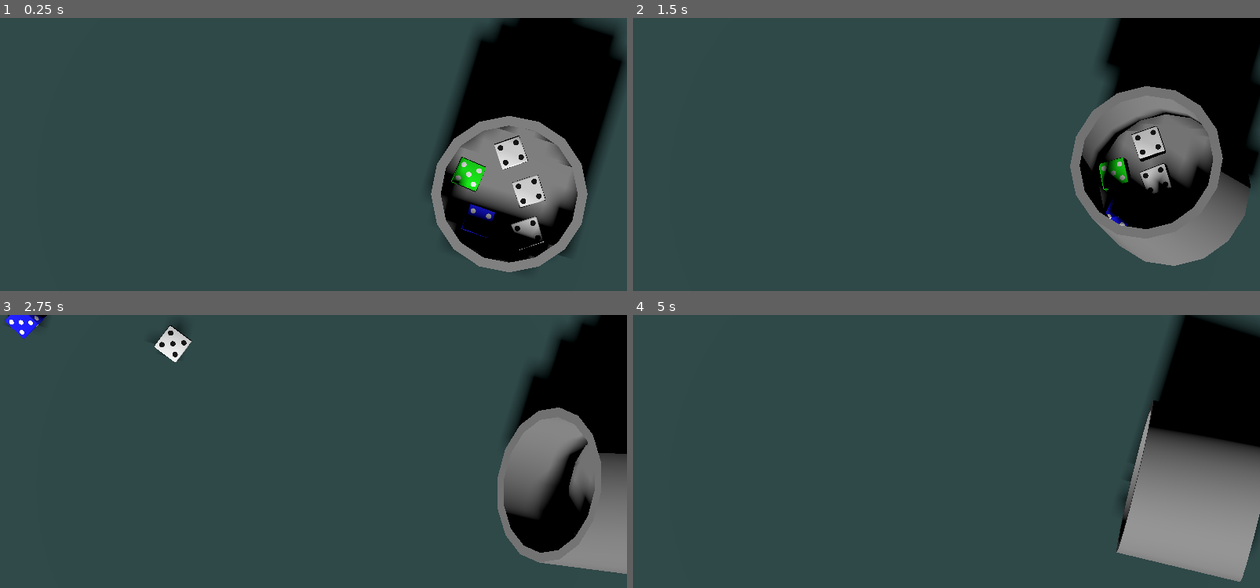
Above: before the commit, frames 1-4 (two rows, left to right).
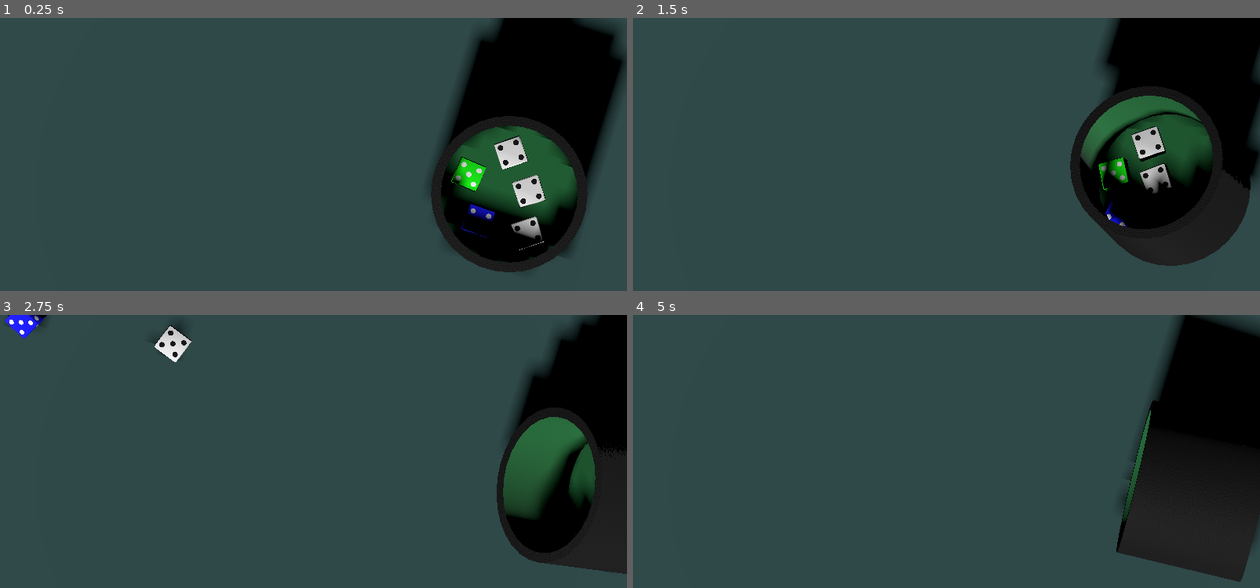
Above: after the commit, the same moments.

Repository: SangHyung-Jung/ColorDiceRollGame
Game: Godot game, scene res://placeholder.tscn
Two runs of this game, one before a commit and one after it. Both use one fixed random seed, a clock stepped at 60 frames per second and the inputs below.
Inputs (mouse positions are in pixels of both pictures, inside the frame that each line leads up to):
- Up to frame 1 (0.25 s): no input
- Up to frame 2 (1.5 s): tap Enter at 0.5 s; move the mouse to (1084, 176) at 0.52 s; tap C at 0.6, 1.35 s; click (1084, 176) at 0.67 s; move the mouse to (821, 211) at 1.27 s; click (821, 211) at 1.42 s
- Up to frame 3 (2.75 s): move the mouse to (376, 413) at 2.02 s; tap C at 2.1 s; click (376, 413) at 2.17 s
- Up to frame 4 (5 s): move the mouse to (915, 560) at 2.77 s; tap C at 2.85, 3.6, 4.35 s; click (915, 560) at 2.92 s; move the mouse to (1134, 544) at 3.52 s; click (1134, 544) at 3.67 s; move the mouse to (758, 437) at 4.27 s; click (758, 437) at 4.42 s

The runs differ from the first frame. In frame 1, 6.8% of the frame differs, in the area x 68-94%, y 0-94%; in frame 2, 9.3%; in frame 3, 7.9%; in frame 4, 9.9%, in the area x 77-100%, y 31-98%.

Commit message:
cup design

Diff:
--- a/cup.tscn
+++ b/cup.tscn
@@ -1,6 +1,51 @@
-[gd_scene load_steps=3 format=3 uid="uid://b5w7g2jko36l2"]
+[gd_scene load_steps=9 format=3 uid="uid://b5w7g2jko36l2"]
 
 [ext_resource type="Script" uid="uid://co1yc17ks56wm" path="res://cup.gd" id="1_f5eb6"]
+
+[sub_resource type="FastNoiseLite" id="FastNoiseLite_leather"]
+frequency = 0.2
+fractal_octaves = 1
+
+[sub_resource type="NoiseTexture2D" id="NoiseTexture2D_leather"]
+seamless = true
+as_normal_map = true
+bump_strength = 5.0
+noise = SubResource("FastNoiseLite_leather")
+
+[sub_resource type="StandardMaterial3D" id="StandardMaterial3D_ponjl"]
+albedo_color = Color(0.05, 0.05, 0.05, 1)
+metallic = 0.2
+roughness = 0.8
+normal_enabled = true
+normal_scale = 1.5
+normal_texture = SubResource("NoiseTexture2D_leather")
+uv1_scale = Vector3(0.2, 0.2, 0.2)
+uv1_triplanar = true
+
+[sub_resource type="FastNoiseLite" id="FastNoiseLite_fabric"]
+noise_type = 2
+frequency = 2.0
+fractal_type = 3
+fractal_octaves = 3
+fractal_lacunarity = 2.5
+fractal_gain = 0.6
+fractal_ping_pong_strength = 0.8
+
+[sub_resource type="NoiseTexture2D" id="NoiseTexture2D_fabric"]
+seamless = true
+as_normal_map = true
+bump_strength = 1.5
+noise = SubResource("FastNoiseLite_fabric")
+
+[sub_resource type="StandardMaterial3D" id="StandardMaterial3D_hxhe5"]
+albedo_color = Color(0.1, 0.4, 0.2, 1)
+metallic = 0.0
+roughness = 1.0
+normal_enabled = true
+normal_scale = 0.2
+normal_texture = SubResource("NoiseTexture2D_fabric")
+uv1_scale = Vector3(2, 2, 2)
+uv1_triplanar = true
 
 [sub_resource type="CylinderShape3D" id="CylinderShape3D_ponjl"]
 height = 4.5
@@ -16,14 +61,16 @@
 [node name="Outer" type="CSGCylinder3D" parent="Visuals"]
 radius = 4.0
 height = 6.5
-sides = 16
+sides = 32
+material = SubResource("StandardMaterial3D_ponjl")
 
 [node name="Inner" type="CSGCylinder3D" parent="Visuals"]
 transform = Transform3D(1, 0, 0, 0, 1, 0, 0, 0, 1, 0, 1.02468, 0)
 operation = 2
 radius = 3.5
 height = 4.5
-sides = 16
+sides = 32
+material = SubResource("StandardMaterial3D_hxhe5")
 
 [node name="CollisionMesh" type="CSGCombiner3D" parent="."]
 visible = false
Not shown, added: scripts/combo_rules.gd.uid
Not shown, added: scripts/combo_select.gd.uid
